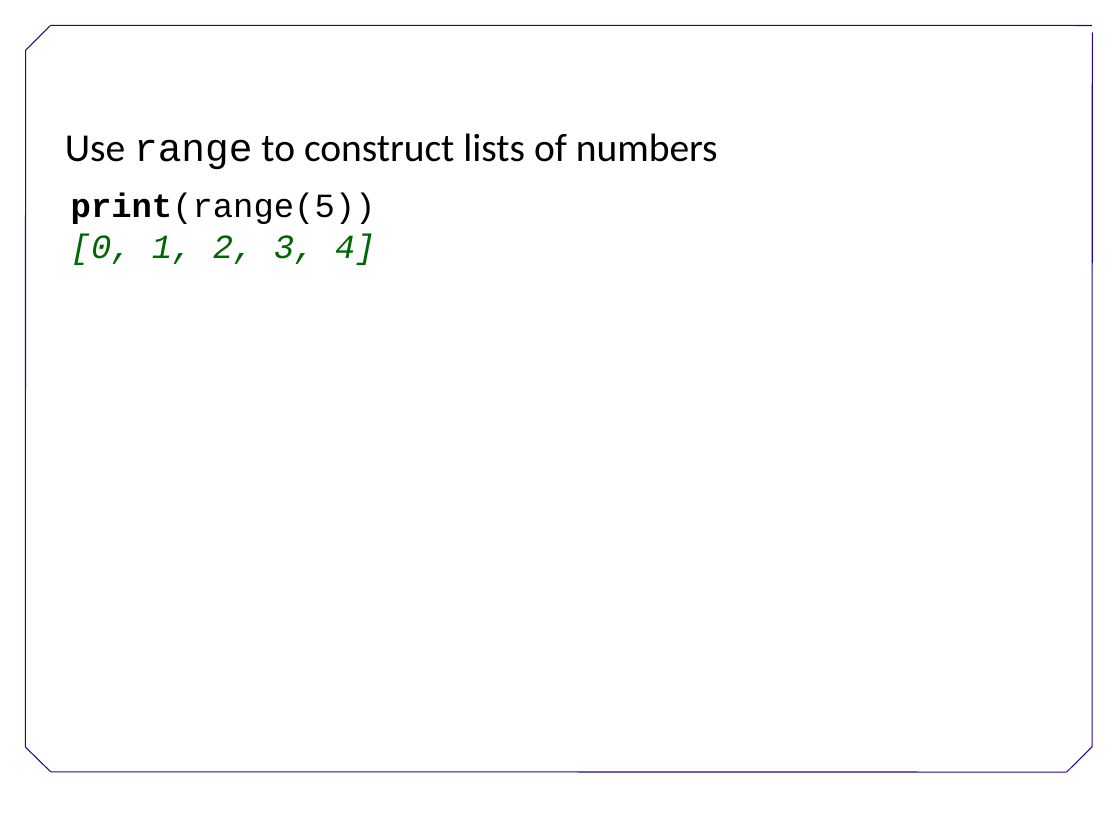
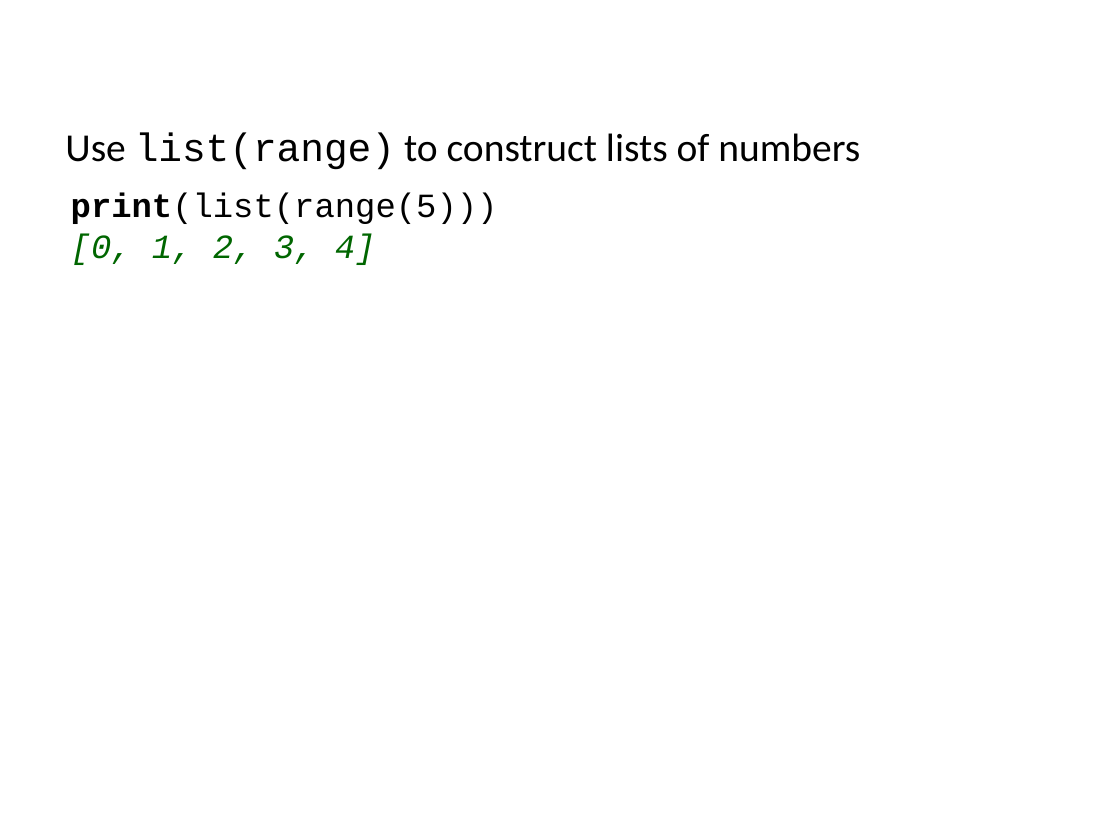
Before and after one commit to ncasuk/ncas-isc, a slide deck: slide 89 of python/presentations/learning_python/07_lists.ppt (slide 87 before the commit). Drawn at 1120x840 pixels with LibreOffice and Linux fonts; fonts in the diff are those of the drawing; background and template pictures are left out. Boxes give left, top, right and bottom in pixels: in the first picture for what was removed or moved away, otherwise in the second. Text is boxed around its words. In the diff, an @@ line names an element or a change of style, - is before the commit and + after.

```diff
--- a/python/presentations/learning_python/07_lists.ppt
+++ b/python/presentations/learning_python/07_lists.ppt
@@ text at [65,133,860,170]: text changed @@
-Use range to construct lists of numbers
+Use list(range) to construct lists of numbers
@@ text at [71,192,498,224]: text changed @@
-print(range(5))
+print(list(range(5)))
@@ group removed at [25,25,1093,772]: 7 lines @@
```
Also in this commit, not shown: 95 other slides changed, 2 slides added, 4 other files.
